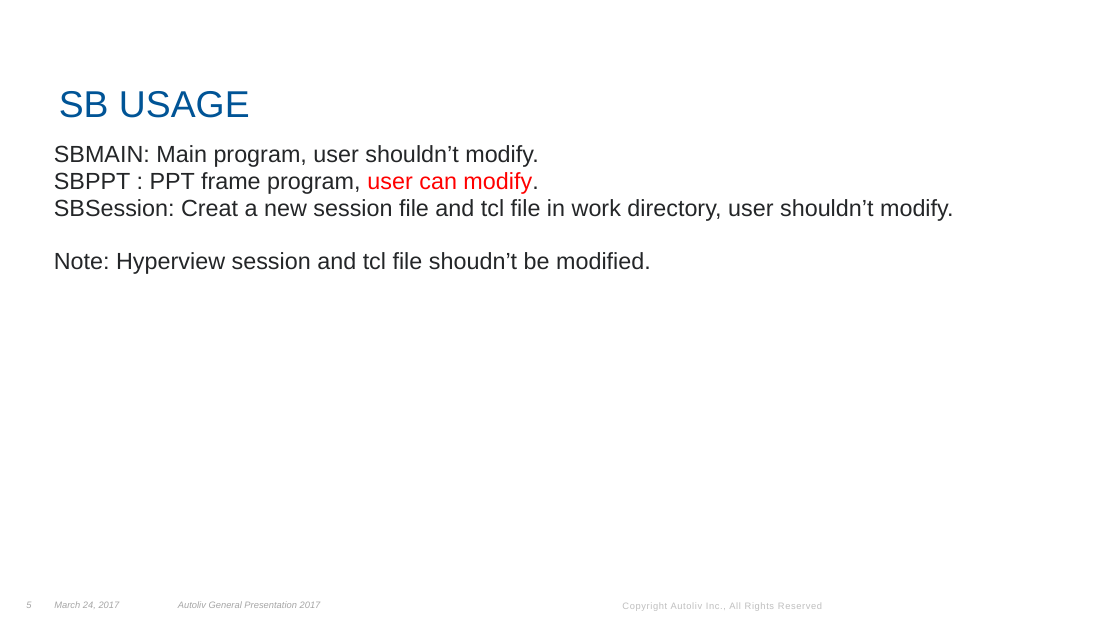
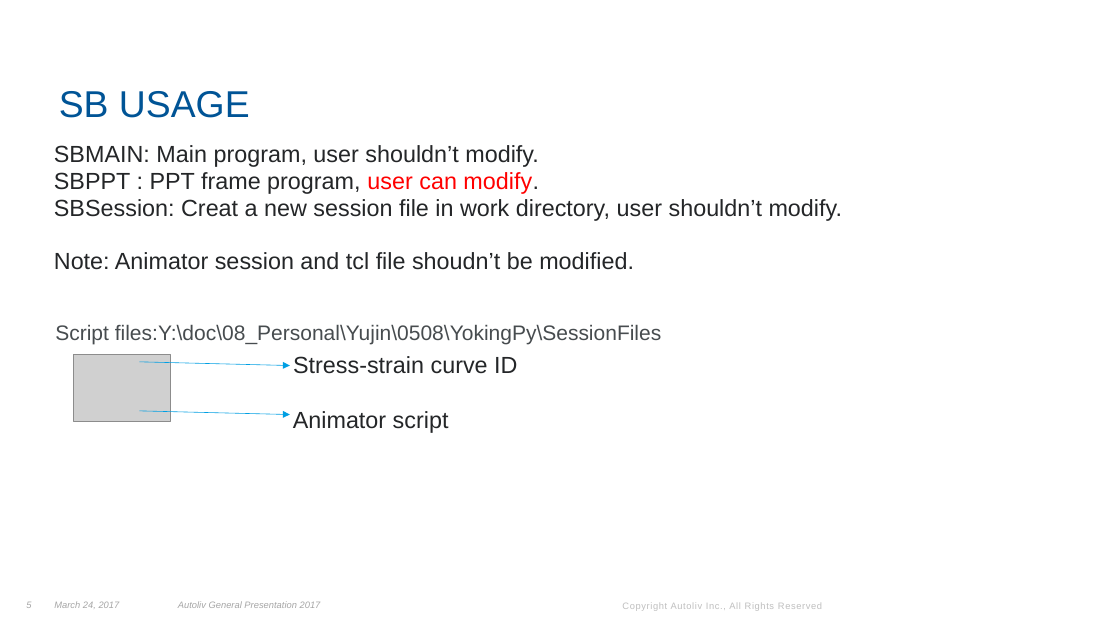
Before and after one commit to chaos1984/Python-CAR-POST, a slide deck: slide 5 of Python/Howtouse/Readme.pptx. Drawn at 1120x630 pixels with LibreOffice and Linux fonts; fonts in the diff are those of the drawing; grey boxes stand for pictures; background and template pictures are left out. Boxes give left, top, right and bottom in pixels: in the first picture for what was removed or moved away, otherwise in the second. Text is boxed around its words. In the diff, an @@ line names an element or a change of style, - is before the commit and + after.

```diff
--- a/Python/Howtouse/Readme.pptx
+++ b/Python/Howtouse/Readme.pptx
@@ text at (54,199,843,270): text changed @@
-SBSession: Creat a new session file and tcl file in work directory, user shouldn’t modify.
-Note: Hyperview session and tcl file shoudn’t be modified.
+SBSession: Creat a new session file in work directory, user shouldn’t modify.
+Note: Animator session and tcl file shoudn’t be modified.
@@ text added at (55,324,662,345), 18 pt, text #474C4F @@
+Script files:Y:\doc\08_Personal\Yujin\0508\YokingPy\SessionFiles
@@ picture added at (74,355,171,422) @@
@@ text added at (293,356,517,374), 20 pt, text #242627 @@
+Stress-strain curve ID
@@ arrow added from (139, 362) to (290, 365), #009FE3 0.5 pt @@
@@ arrow added from (139, 411) to (290, 415), #009FE3 0.5 pt @@
@@ text added at (293,411,449,433), 20 pt, text #242627 @@
+Animator script
```
Also in this commit, not shown: 6 other slides changed, 1 slide added, 9 other files.
